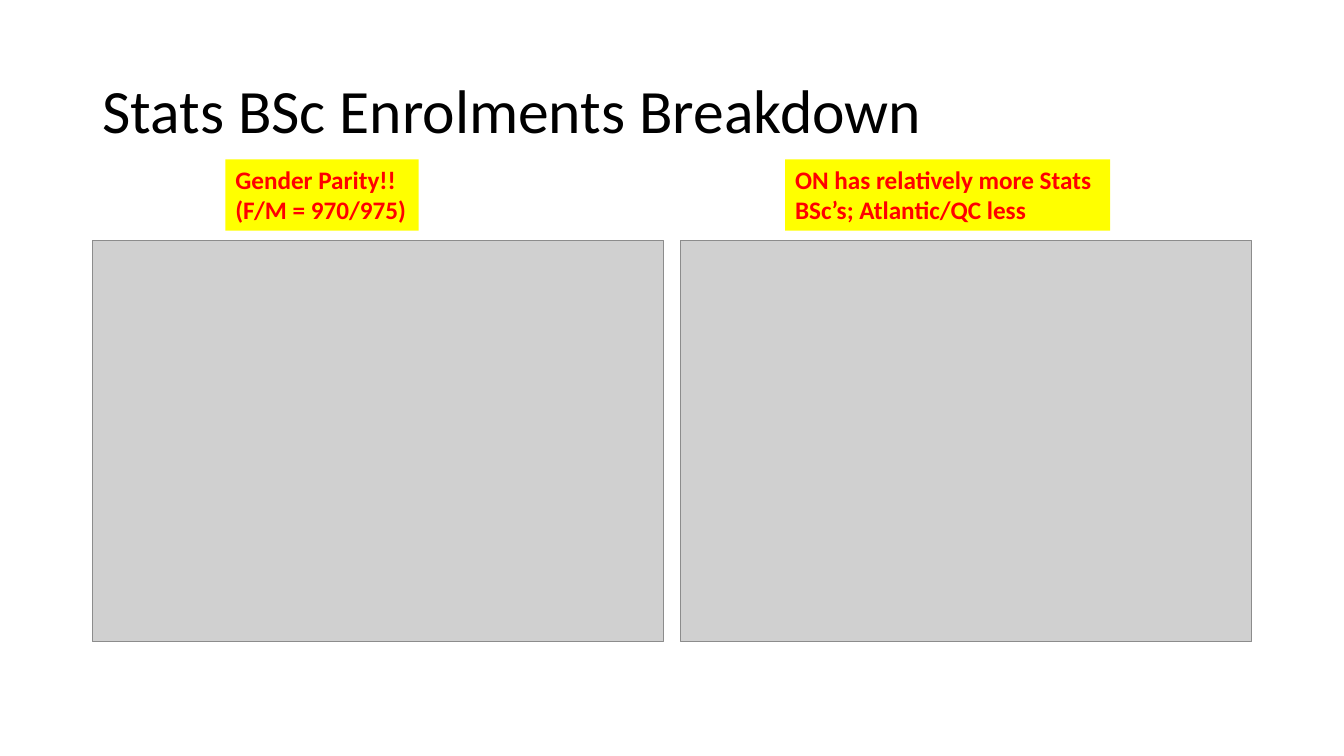
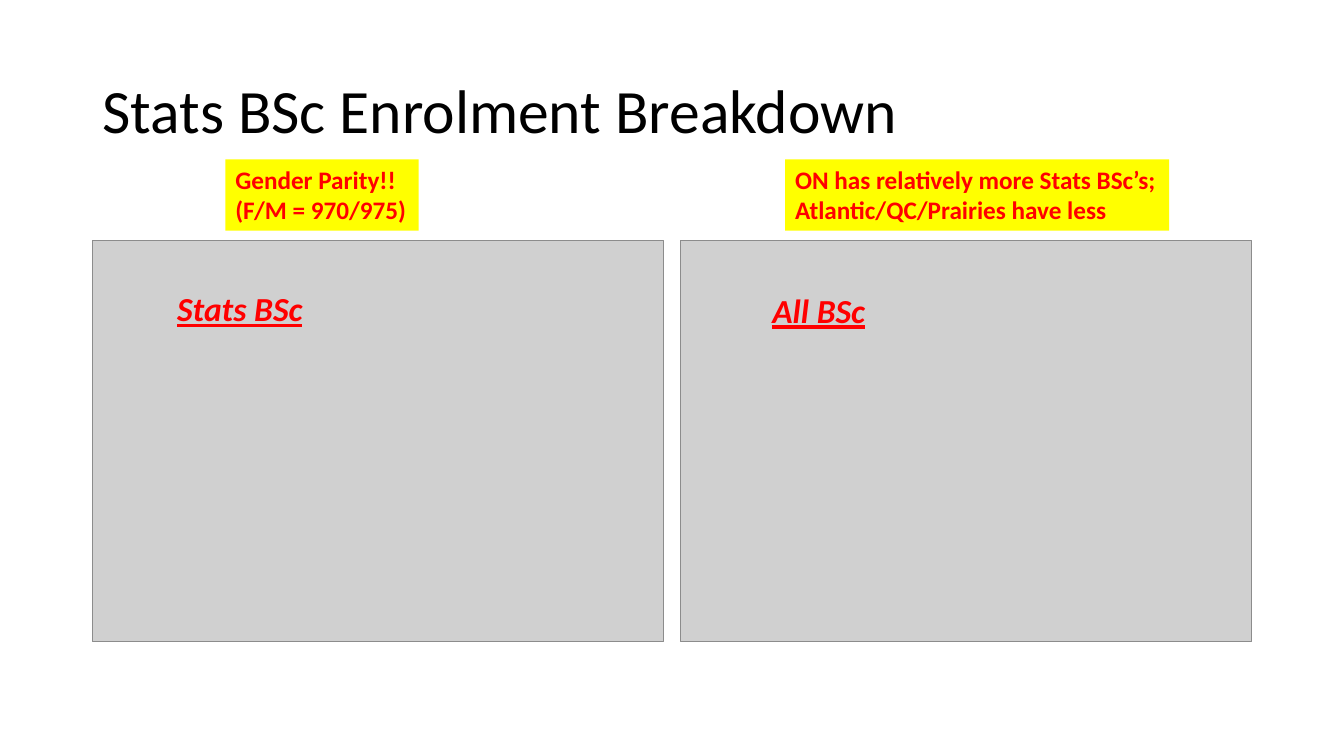
Before and after one commit to damouras/SoSC, a slide deck: slide 5 of Status fo Statistics Curricula.pptx (slide 4 before the commit). Drawn at 1344x756 pixels with LibreOffice and Linux fonts; fonts in the diff are those of the drawing; grey boxes stand for pictures. Boxes give left, top, right and bottom in pixels: in the first picture for what was removed or moved away, otherwise in the second. Text is boxed around its words. In the diff, an @@ line names an element or a change of style, - is before the commit and + after.

```diff
--- a/Status fo Statistics Curricula.pptx
+++ b/Status fo Statistics Curricula.pptx
@@ title at [102,90,897,134]: text changed @@
-Stats BSc Enrolments Breakdown
+Stats BSc Enrolment Breakdown
@@ rectangle "ON has relatively more Stats ...": place and size @@
-rectangle "ON has relatively more Stats ..." at [785,159,1110,231]
+rectangle "ON has relatively more Stats ..." at [785,159,1170,231]
@@ text in rectangle at [795,171,1156,223]: text changed @@
-ON has relatively more Stats
-BSc’s; Atlantic/QC less
+ON has relatively more Stats BSc’s;
+Atlantic/QC/Prairies have less
@@ text added at [177,299,302,327], 24 pt, text #FF0000, bold, italic, underline @@
+Stats BSc
@@ text added at [772,299,865,329], 24 pt, text #FF0000, bold, italic, underline @@
+All BSc
```
Also in this commit, not shown: 6 other slides changed, 3 slides added, 2 slides removed, 7 other files.
